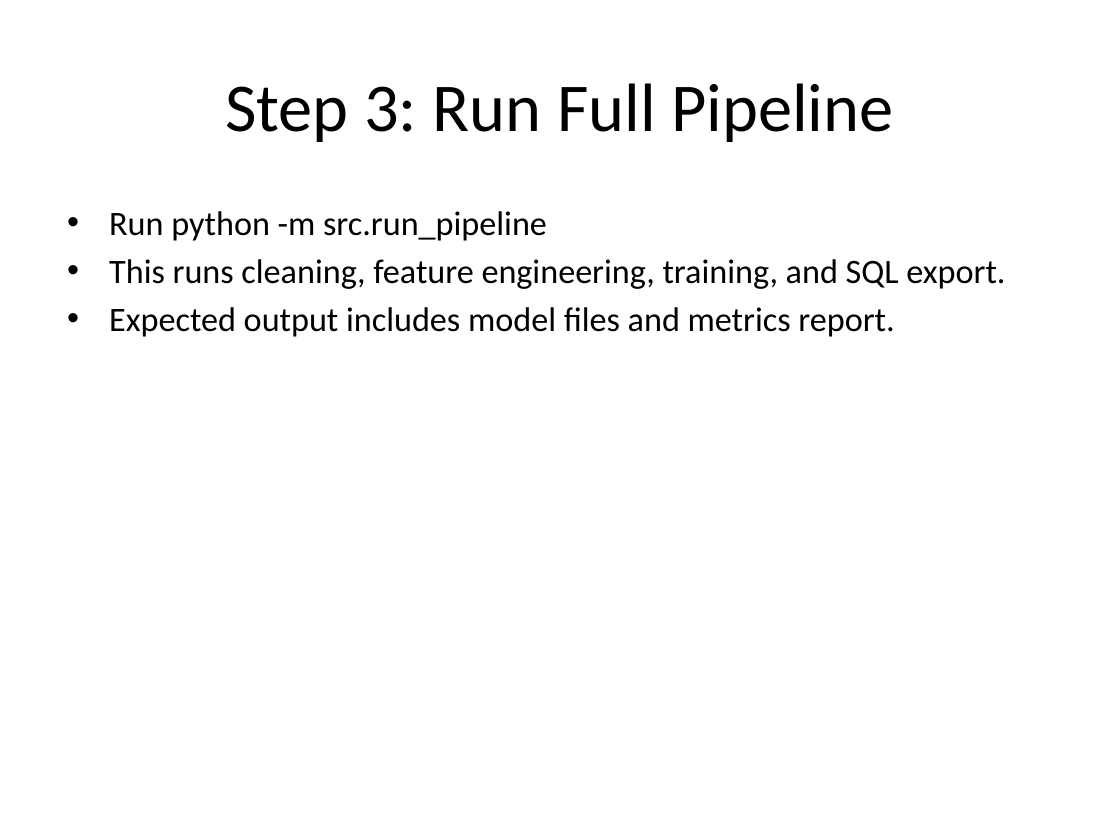
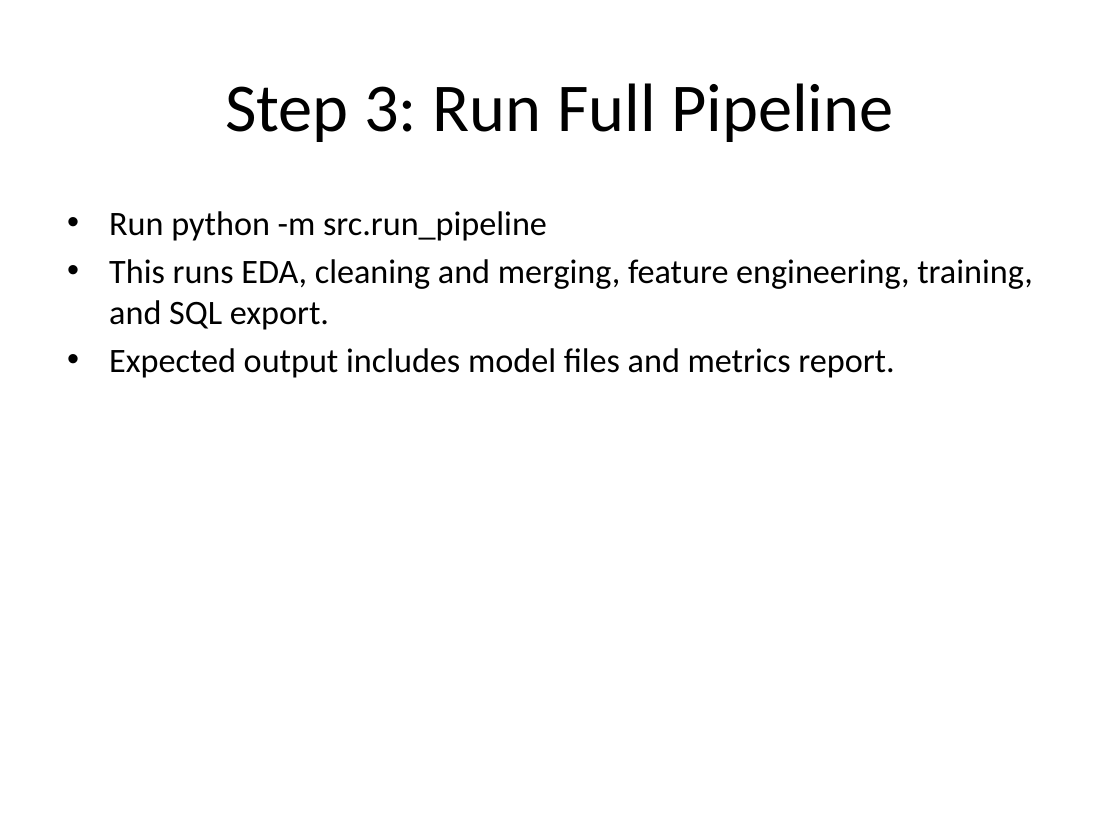
Before and after one commit to Meenakshipro/My-Projects, a slide deck: slide 11 of Project 3/docs/Rapido_Student_Teaching_Deck.pptx (slide 14 before the commit). Drawn at 1120x840 pixels with LibreOffice and Linux fonts; fonts in the diff are those of the drawing. Boxes give left, top, right and bottom in pixels: in the first picture for what was removed or moved away, otherwise in the second. Text is boxed around its words. In the diff, an @@ line names an element or a change of style, - is before the commit and + after.

Commit message:
Update Project 3 pipeline and documentation

```diff
--- a/Project 3/docs/Rapido_Student_Teaching_Deck.pptx
+++ b/Project 3/docs/Rapido_Student_Teaching_Deck.pptx
@@ text at [109,259,1033,330]: text changed @@
-• This runs cleaning, feature engineering, training, and SQL export.
+• This runs EDA, cleaning and merging, feature engineering, training, and SQL export.
```
Also in this commit, not shown: 12 other slides changed, 1 slide added, 11 slides removed, 4 other files.
